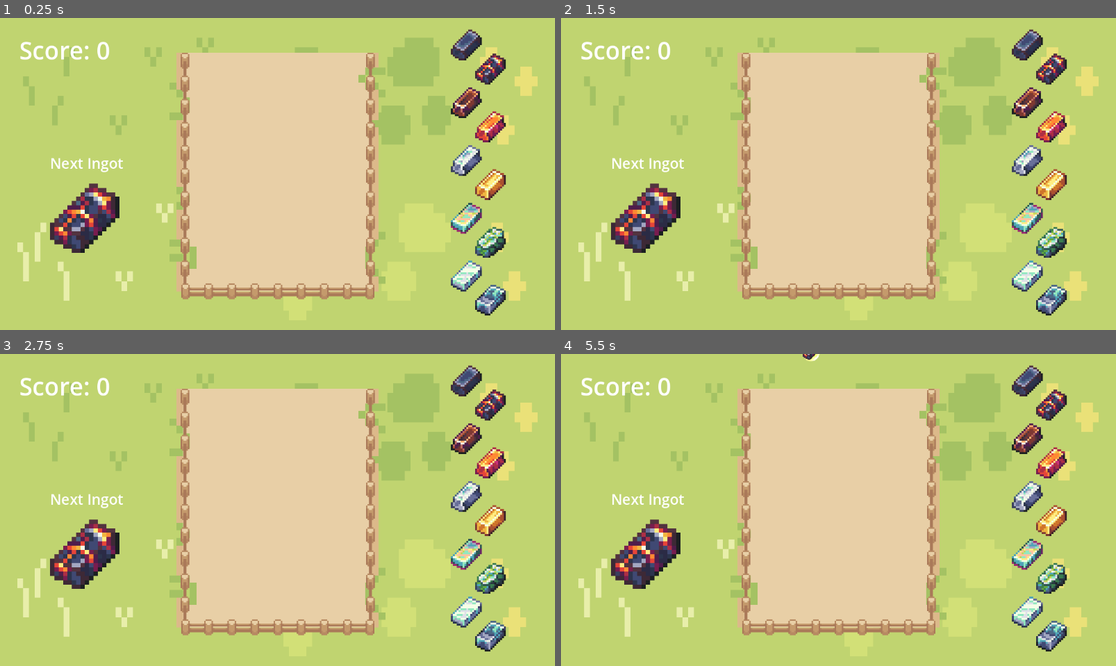
Above: before the commit, frames 1-4 (two rows, left to right).
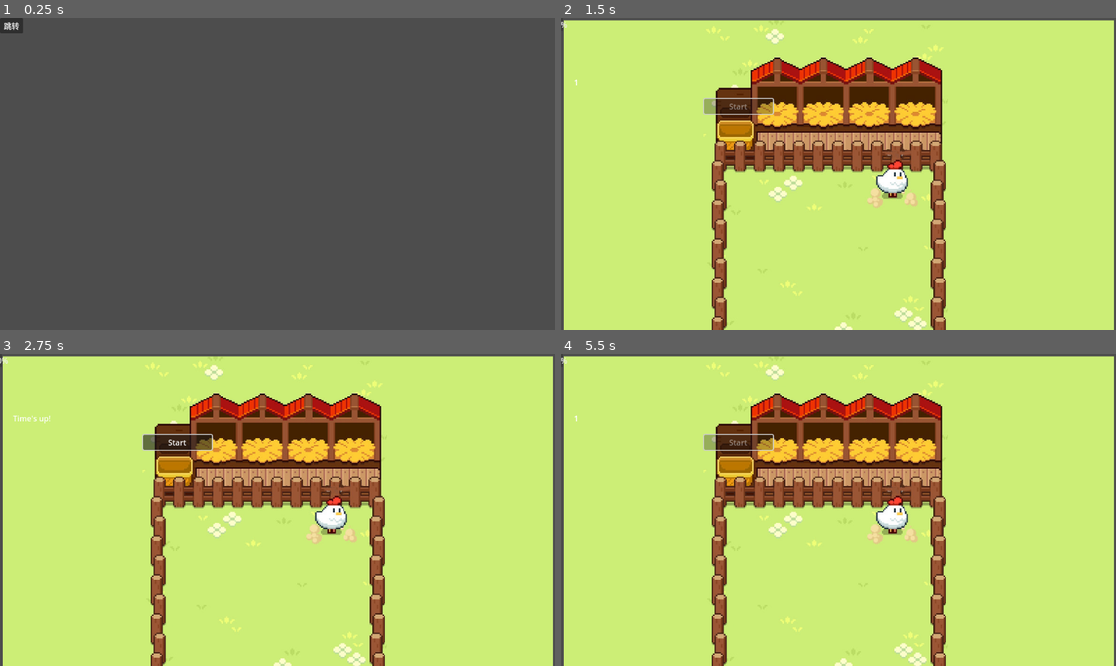
Above: after the commit, the same moments.

Repository: lisiyunalice/The-Pet
Game: Godot game, scene res://maingame.tscn
Two runs of this game, one before a commit and one after it. Both use one fixed random seed, a clock stepped at 60 frames per second and the inputs below. Before the commit the project starts from res://minigames/Happiness/Gourmet Feeding.tscn.
Inputs (mouse positions are in pixels of both pictures, inside the frame that each line leads up to):
- Up to frame 1 (0.25 s): no input
- Up to frame 2 (1.5 s): click (572, 24) at 0.5 s, where only the run after the commit has a clickable "跳转"; click (738, 105) at 1.25 s, where only the run after the commit has a clickable "Start"
- Up to frame 3 (2.75 s): tap Enter (ui_accept) at 2 s; move the mouse to (399, 494) at 2.02 s; hold Right (ui_right) from 2.03 s (still down); hold Enter (ui_accept) from 2.03 s (still down); click (399, 494) at 2.17 s
- Up to frame 4 (5.5 s): release Right (ui_right) at 2.75 s; release Enter (ui_accept) at 2.75 s; click (738, 441) at 2.75 s, where only the run after the commit has a clickable "Start"; tap Enter (ui_accept) at 3.5, 3.6, 3.77, 4.07, 5.1, 5.27 s; move the mouse to (727, 525) at 3.52 s; hold Down (ui_down) 3.53-4.28 s; move the mouse to (894, 441) at 4.27 s; hold Right (ui_right) 4.28-5.03 s; hold Enter (ui_accept) 4.28-5.03 s; move the mouse to (810, 572) at 5.02 s; hold Up (ui_up) from 5.03 s (still down); click (810, 572) at 5.17 s

The runs differ from the first frame. In frame 1, 100% of the frame differs, in the area x 0-100%, y 0-100%; in frame 2, 97%; in frame 3, 97%; in frame 4, 97%.

Commit message:
update main scene

Diff:
--- /dev/null
+++ b/the-pet/maingame.gd
@@ -0,0 +1,6 @@
+extends Node2D
+
+
+func _on_button_pressed() -> void:
+	get_tree().change_scene_to_file("res://minigames/hunger/HungerMiniGame.tscn")
+	pass # Replace with function body.
--- /dev/null
+++ b/the-pet/maingame.tscn
@@ -0,0 +1,13 @@
+[gd_scene load_steps=2 format=3 uid="uid://bgn7ubge5vtyr"]
+
+[ext_resource type="Script" uid="uid://f1a7b0hf6bgf" path="res://maingame.gd" id="1_2sw64"]
+
+[node name="Node2D" type="Node2D"]
+script = ExtResource("1_2sw64")
+
+[node name="Button" type="Button" parent="."]
+offset_right = 48.0
+offset_bottom = 20.0
+text = "跳转"
+
+[connection signal="pressed" from="Button" to="." method="_on_button_pressed"]
--- a/the-pet/minigames/hunger/HungerMiniGame.gd
+++ b/the-pet/minigames/hunger/HungerMiniGame.gd
@@ -1,7 +1,7 @@
 extends Node2D
 
 @onready var timer = $CountdownTimer
-@onready var label = $TimerLabel
+@onready var label = $TimeLabel
 @onready var bar = $HungerBar
 @onready var start_button = $StartButton
 
@@ -9,55 +9,55 @@
 var game_active = false  # 控制是否能按空格
 
 func _ready():
-    label.text = "Press Start to Begin"
-    bar.value = 0
+	label.text = "Press Start to Begin"
+	bar.value = 0
 
 func _on_StartButton_pressed():
-    # 每次开始重置
-    hunger = 0
-    bar.value = 0
-    label.text = "5"
-    start_button.disabled = true
-    game_active = true
-    timer.start()
+	# 每次开始重置
+	hunger = 0
+	bar.value = 0
+	label.text = "5"
+	start_button.disabled = true
+	game_active = true
+	timer.start()
 
 func _process(delta):
-    # 每帧更新倒计时文字
-    if game_active:
-        if timer.time_left > 0:
-            label.text = str(int(ceil(timer.time_left)))
-        else:
-            label.text = "Time's up!"
-            game_active = false
-            start_button.disabled = false
+	# 每帧更新倒计时文字
+	if game_active:
+		if timer.time_left > 0:
+			label.text = str(int(ceil(timer.time_left)))
+		else:
+			label.text = "Time's up!"
+			game_active = false
+			start_button.disabled = false
 
 func _input(event):
-    # 当倒计时进行中，按空格键则饥饿值 +1
-    if game_active and event.is_action_pressed("ui_accept") and timer.time_left > 0:
-        hunger += 1
-        hunger = clamp(hunger, 0, bar.max_value)
-        bar.value = hunger
+	# 当倒计时进行中，按空格键则饥饿值 +1
+	if game_active and event.is_action_pressed("ui_accept") and timer.time_left > 0:
+		hunger += 1
+		hunger = clamp(hunger, 0, bar.max_value)
+		bar.value = hunger
 
 func _on_CountdownTimer_timeout():
-    # 倒计时结束
-    game_active = false
-    label.text = "Time's up!"
-    start_button.disabled = false
+	# 倒计时结束
+	game_active = false
+	label.text = "Time's up!"
+	start_button.disabled = false
 
 
 
 func _on_start_button_pressed() -> void:
-    pass # Replace with function body.
-    hunger = 0
-    bar.value = 0
-    label.text = "5"
-    start_button.disabled = true
-    game_active = true
-    timer.start()
+	pass # Replace with function body.
+	hunger = 0
+	bar.value = 0
+	label.text = "5"
+	start_button.disabled = true
+	game_active = true
+	timer.start()
 
 
 func _on_countdown_timer_timeout() -> void:
-    pass # Replace with function body.
-    game_active = false
-    label.text = "Time's up!"
-    start_button.disabled = false
+	pass # Replace with function body.
+	game_active = false
+	label.text = "Time's up!"
+	start_button.disabled = false
--- a/the-pet/project.godot
+++ b/the-pet/project.godot
@@ -11,7 +11,7 @@
 [application]
 
 config/name="the pet"
-run/main_scene="uid://b4fd7y6b0v4w1"
+run/main_scene="uid://bgn7ubge5vtyr"
 config/features=PackedStringArray("4.5", "GL Compatibility")
 config/icon="uid://0qrpkeg50u0s"
 
Not shown, added: the-pet/maingame.gd.uid
